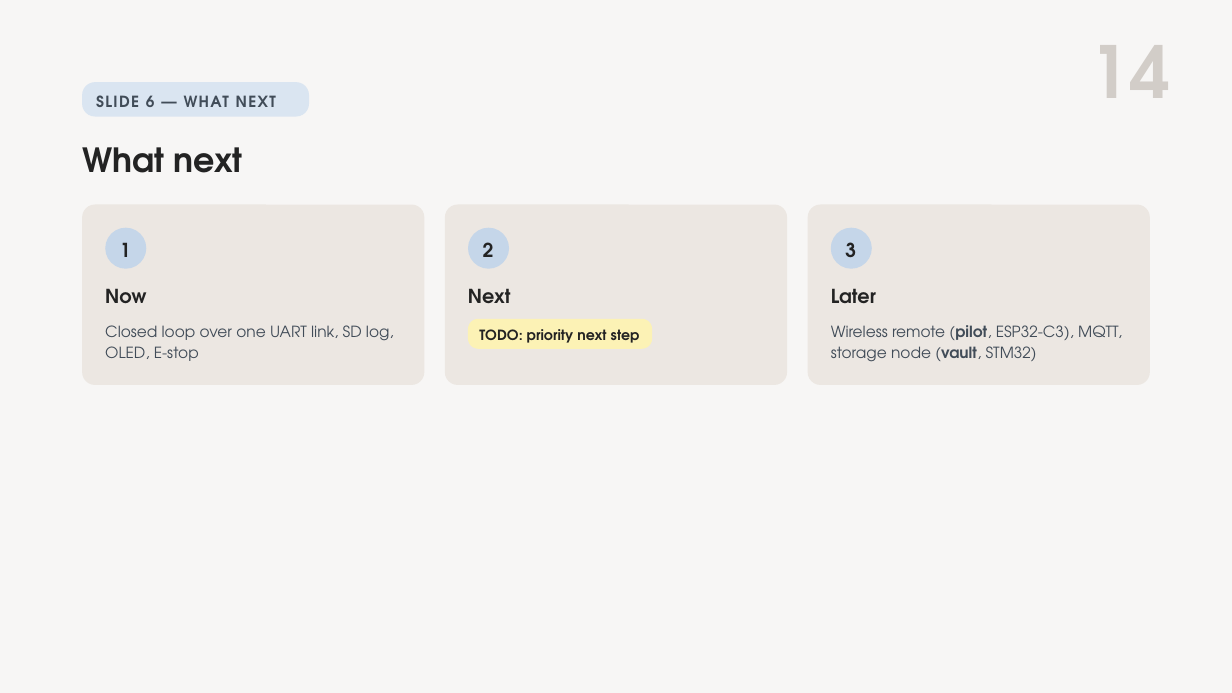
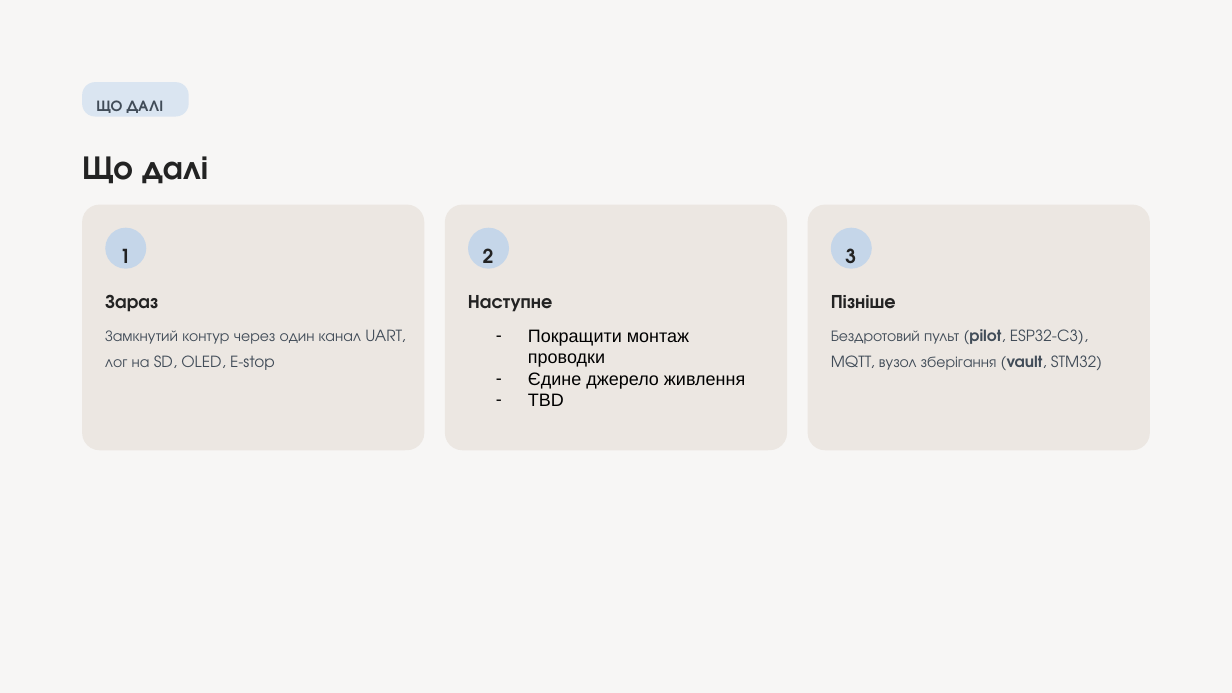
Before and after one commit to melnikvitaly/workshops, a slide deck: slide 13 of workshop-7-final_project/docs/assestment/presentation/Laser Gimbal with Camera Tracking on ESP32-S3.pptx (slide 14 before the commit). Drawn at 1232x693 pixels with LibreOffice and Linux fonts; fonts in the diff are those of the drawing. Boxes give left, top, right and bottom in pixels: in the first picture for what was removed or moved away, otherwise in the second. Text is boxed around its words. In the diff, an @@ line names an element or a change of style, - is before the commit and + after.

```diff
--- a/workshop-7-final_project/docs/assestment/presentation/Laser Gimbal with Camera Tracking on ESP32-S3.pptx
+++ b/workshop-7-final_project/docs/assestment/presentation/Laser Gimbal with Camera Tracking on ESP32-S3.pptx
@@ text removed at [1090, 45, 1171, 98] @@
-14
@@ rounded rectangle: place and size @@
-rounded rectangle at [82, 82, 310, 116]
+rounded rectangle at [82, 82, 189, 116]
@@ text removed at [96, 95, 276, 107] @@
-SLIDE 6 — WHAT NEXT
@@ text added at [96, 100, 164, 113], 12 pt, text #414C58, bold @@
+ЩО ДАЛІ
@@ text at [82, 156, 208, 184]: text changed @@
-What next
+Що далі
@@ rounded rectangle: place and size @@
-rounded rectangle at [82, 204, 424, 384]
+rounded rectangle at [82, 204, 424, 450]
@@ rounded rectangle: place and size @@
-rounded rectangle at [445, 204, 787, 384]
+rounded rectangle at [445, 204, 787, 450]
@@ rounded rectangle: place and size @@
-rounded rectangle at [808, 204, 1150, 384]
+rounded rectangle at [808, 204, 1150, 450]
@@ line spacing 21pt to 1.4 in 3 elements at [120, 248, 131, 263], [483, 248, 494, 263], [845, 248, 856, 264] @@
@@ text at [105, 295, 158, 312]: text changed @@
-Now
+Зараз
@@ text at [468, 295, 552, 312]: text changed @@
-Next
+Наступне
@@ text at [831, 295, 896, 309]: text changed @@
-Later
+Пізніше
@@ text at [105, 329, 405, 370]: text changed @@
-Closed loop over one UART link, SD log, OLED, E-stop
+Замкнутий контур через один канал UART, лог на SD, OLED, E-stop
@@ rounded rectangle removed at [468, 319, 652, 348] @@
@@ text removed at [479, 329, 640, 343] @@
-TODO: priority next step
@@ text added at [528, 329, 745, 406], 14 pt, text #000000 @@
+– Покращити монтаж проводки
+– Єдине джерело живлення
+– TBD
@@ text at [831, 329, 1102, 370]: text changed @@
-Wireless remote (pilot, ESP32-C3), MQTT, storage node (vault, STM32)
+Бездротовий пульт (pilot, ESP32-C3), MQTT, вузол зберігання (vault, STM32)
```
Also in this commit, not shown: 1 other slide changed, 11 slides added, 12 slides removed, 42 other files.
